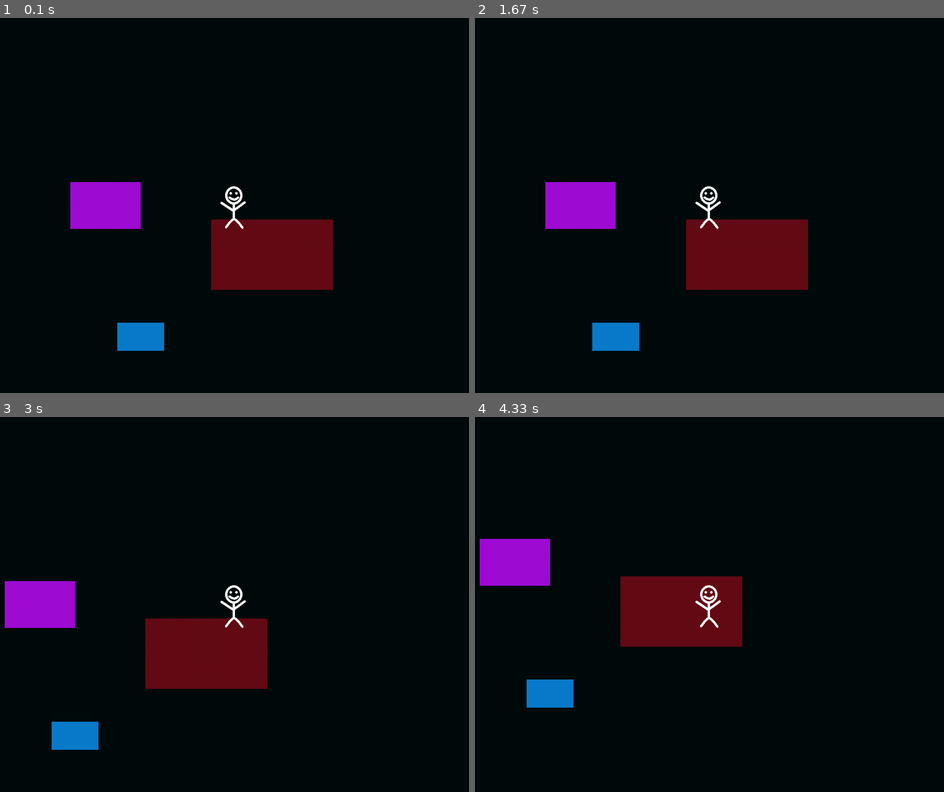
Above: before the commit, frames 1-4 (two rows, left to right).
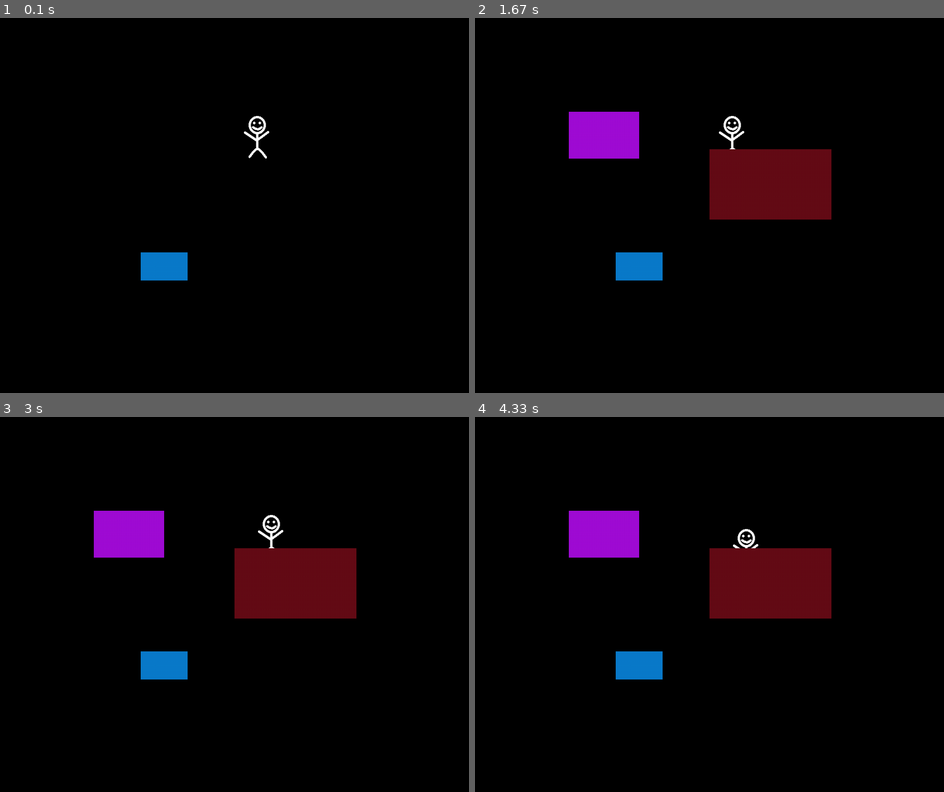
Above: after the commit, the same moments.

Repository: Aradpython/pygame-foundation
Game: pygame game, started from tests/test.py
Two runs of this game, one before a commit and one after it. Both use one fixed random seed, a clock stepped at 60 frames per second and the inputs below.
Inputs (mouse positions are in pixels of both pictures, inside the frame that each line leads up to):
- Up to frame 1 (0.1 s): no input
- Up to frame 2 (1.67 s): press the mouse at (859, 194) at 0.37 s; move the mouse to (784, 213) at 0.47 s; release the mouse at (709, 231) at 0.6 s
- Up to frame 3 (3 s): right-click (112, 465) at 1.72 s; hold D 2-2.47 s; click (243, 477) at 2.08 s
- Up to frame 4 (4.33 s): right-click (643, 525) at 3.12 s; hold S 3.4-3.7 s; click (634, 480) at 3.48 s

The runs differ from the first frame. In frame 1, 8.6% of the frame differs, in the area x 15-71%, y 26-89%; in frame 2, 15%, in the area x 15-76%, y 25-89%; in frame 3, 15%; in frame 4, 14%.

Commit message:
Release v0.1.7

Diff:
--- a/pyproject.toml
+++ b/pyproject.toml
@@ -4,7 +4,7 @@
 
 [project]
 name = "pygame-foundation"
-version = "0.1.6"
+version = "0.1.7"
 description = "A modern wrapper around Pygame."
 readme = "README.md"
 requires-python = ">=3.10"
--- a/src/pygame_foundation/core/game.py
+++ b/src/pygame_foundation/core/game.py
@@ -1,8 +1,8 @@
 from pygame_foundation.assets.manager import AssetManager
 from pygame_foundation.input.manager import InputManager
+from pygame_foundation.scene.manager import SceneManager
 from pygame_foundation.utils.debug import debug_and_log
 from pygame_foundation.graphics.camera import Camera
-from .world import World
 from .constants import *
 import pygame
 
@@ -24,19 +24,14 @@
 
         self.camera = Camera(camera_position, window_width, window_height)
         self.assets = AssetManager()
-
-        self.world = World(self.camera)
+        self.scene_manager = SceneManager(self)
         self.input_manager = InputManager()
 
-    def update(self, dt, events):
+
+    def update(self, events):
         ''' Update the Game '''
-        self.input_manager.update(events)
+        # self.input_manager.update(events)
         self.camera.update()
-        self.world.update(dt)
-
-    def draw(self):
-        ''' Draw and blit Objects to the screen '''
-        self.world.draw(self.surface)
 
     def run(self):
         ''' Run the Game '''
@@ -49,11 +44,12 @@
                 if event.type == pygame.QUIT:
                     self.running = False
 
-            self.surface.fill((0, 12, 12))
+            self.surface.fill(BLACK)
 
-            self.update(dt, events)
+            self.update(events)
 
-            self.draw()
+            self.scene_manager.update(dt, events)
+            self.scene_manager.draw(self.surface)
 
             pygame.display.update()
         pygame.quit()
--- a/src/pygame_foundation/input/manager.py
+++ b/src/pygame_foundation/input/manager.py
@@ -1,8 +1,6 @@
 from pygame_foundation.utils.debug import debug_and_log
-from typing import dataclass_transform
 from enum import Enum
 import pygame
-
 
 class InputType(Enum):
     KEY_PRESSED = 1
@@ -37,88 +35,25 @@
     def __call__(self, *args, **kwargs):
         self.func(*args, **kwargs)
 
-class InputManager:
-    def __init__(self):
-        ''' A Manager for Keyboard Inputs '''
-        self._pressed = []
-        self._released = []
-        self._held = []
+class InputContext:
+    def __init__(self, name):
+        self.name = name
+        self._key_pressed = []
+        self._key_released = []
+        self._key_held = []
         self._mouse_clicked = []
         self._mouse_released = []
         self._mouse_held = []
         self._mouse_motion = []
-
-        self.mouse_position = pygame.mouse.get_pos()
-
-    def bind_key_pressed(self, func, key=None, active=True):
-        ''' Add a listener for when the key is pressed down. '''
-        input_binding = InputBinding(key, func, InputType.KEY_PRESSED, is_active=active)
-        self._pressed.append(input_binding)
-        return input_binding
-
-    def bind_key_release(self, func, key=None, active=True):
-        ''' Add a listener for when the key is released. '''
-        input_binding = InputBinding(key, func, InputType.KEY_RELEASED, is_active=active)
-        self._released.append(input_binding)
-        return input_binding
-
-    def bind_key_held(self, func, key=None, active=True):
-        ''' Add a listener for when the key is held down. '''
-        input_binding = InputBinding(key, func, InputType.KEY_HELD, is_active=active)
-        self._held.append(input_binding)
-        return input_binding
-
-    def bind_mouse_clicked(self, func, button=None, active=True):
-        '''
-        Add a listener for when the mouse specified button clicked.
-        Leave button as None for every mouse input.
-        The callback given must accept event in its parameters.
-        '''
-        input_binding = InputBinding(button, func, InputType.MOUSE_CLICKED, mouse=True, is_active=active)
-        self._mouse_clicked.append(input_binding)
-        return input_binding
-
-    def bind_mouse_released(self, func, button=None, active=True):
-        '''
-        Add a listener for when the mouse specified button released.
-        Leave button as None for every mouse input.
-        The callback given must accept event in its parameters
-        '''
-        input_binding = InputBinding(button, func, InputType.MOUSE_RELEASED, mouse=True, is_active=active)
-        self._mouse_released.append(input_binding)
-        return input_binding
-
-    def bind_mouse_held(self, func, button=None, active=True):
-        '''
-        Add a listener for when the specified mouse button is held down.
-        The callback given must accept mouse_x and mouse_y in its parameters
-        '''
-        input_binding = InputBinding(button, func, InputType.MOUSE_HELD, mouse=True, is_active=active)
-        self._mouse_held.append(input_binding)
-        return input_binding
-
-    def bind_mouse_motion(self, func, active=True):
-        '''
-        Add a listener for when the mouse is moved.
-        The callback given must accept event in its parameters
-        '''
-        input_binding = InputBinding(None, func, InputType.MOUSE_MOTION, mouse=True, is_active=active)
-        self._mouse_motion.append(input_binding)
-        return input_binding
-
-    def unbind_input(self, input, input_type:InputType):
-        ''' Unbind a input of any kind from manager '''
-        group = self._find_group(input_type)
-        return self._unbind_input(group, input)
 
     @debug_and_log({
         'success':'Succussfully Cleared All Inputs',
         'error':'Inputs Clearing Error',
     })
     def clear_inputs(self):
-        self._pressed.clear()
-        self._released.clear()
-        self._held.clear()
+        self._key_pressed.clear()
+        self._key_released.clear()
+        self._key_held.clear()
         self._mouse_clicked.clear()
         self._mouse_released.clear()
         self._mouse_held.clear()
@@ -148,21 +83,13 @@
                 if binding.button == key:
                     binding.is_active = False
 
-    def _do_action_on_group(self, group, action, *args, **kwargs):
-        for binding in group:
-            action(binding, *args, **kwargs)
-
-    def _remove_input(self, group, binding):
-        group.remove(binding)
-        del binding
-
     def _find_group(self, input_type:InputType) -> list:
         if input_type == InputType.KEY_PRESSED:
-            return self._pressed
+            return self._key_pressed
         elif input_type == InputType.KEY_RELEASED:
-            return self._released
+            return self._key_released
         elif input_type == InputType.KEY_HELD:
-            return self._held
+            return self._key_held
         elif input_type == InputType.MOUSE_CLICKED:
             return self._mouse_clicked
         elif input_type == InputType.MOUSE_RELEASED:
@@ -171,18 +98,6 @@
             return self._mouse_held
         elif input_type == InputType.MOUSE_MOTION:
             return self._mouse_motion
-
-    def _unbind_input(self, bindings:list, input):
-        for input_binding in bindings:
-            if input_binding.key is not None:
-                if input_binding.key == input:
-                    self._remove_input(bindings, input_binding)
-                    return input_binding
-
-            else:
-                if input_binding.button == input:
-                    self._remove_input(bindings, input_binding)
-                    return input_binding
 
     def _handle_mouse_click(self, event, bindings, mouse_btn_type):
         for input_binding in bindings:
@@ -221,10 +136,10 @@
 
             self._handle_mouse_click(event, self._mouse_clicked, pygame.MOUSEBUTTONDOWN)
             self._handle_mouse_click(event, self._mouse_released, pygame.MOUSEBUTTONUP)
-            self._handle_key_press(event, self._pressed, pygame.KEYDOWN)
-            self._handle_key_press(event, self._released, pygame.KEYUP)
-
-        for input_binding in self._held:
+            self._handle_key_press(event, self._key_pressed, pygame.KEYDOWN)
+            self._handle_key_press(event, self._key_released, pygame.KEYUP)
+
+        for input_binding in self._key_held:
             if not input_binding.is_active:
                 continue
 
@@ -243,3 +158,144 @@
 
                 elif mouse_btns[input_binding.button - 1]:
                     input_binding(x, y)
+
+class InputManager:
+    def __init__(self):
+        ''' A Manager for Keyboard Inputs '''
+        self.contexts = []
+        self.current_context = None
+
+        self.mouse_position = pygame.mouse.get_pos()
+
+    def create_context(self, name) -> InputContext:
+        ''' Creates and binds a Context object. '''
+        context = InputContext(name)
+        self.contexts.append(context)
+        return context
+
+    def set_context(self, input_context:InputContext):
+        ''' Set the current context. '''
+        if input_context not in self.contexts:
+            raise ValueError(f"Context '{input_context.name}' is not registered")
+
+        self.current_context = input_context
+
+    def bind_key_pressed(self, context:InputContext, func, key=None, active=True):
+        ''' Add a listener for when the key is pressed down. '''
+        if context not in self.contexts:
+            raise ValueError(
+                f"Context '{context.name}' is not known by the Input Manager"
+            )
+        return self._bind_key(context, key, func, InputType.KEY_PRESSED, active, context._key_pressed)
+
+    def bind_key_release(self, context:InputContext, func, key=None, active=True):
+        ''' Add a listener for when the key is released. '''
+        if context not in self.contexts:
+            raise ValueError(
+                f"Context '{context.name}' is not known by the Input Manager"
+            )
+        return self._bind_key(context, key, func, InputType.KEY_RELEASED, active, context._key_released)
+
+    def bind_key_held(self, context:InputContext, func, key=None, active=True):
+        ''' Add a listener for when the key is held down. '''
+        if context not in self.contexts:
+            raise ValueError(
+                f"Context '{context.name}' is not known by the Input Manager"
+            )
+        return self._bind_key(context, key, func, InputType.KEY_HELD, active, context._key_held)
+
+    def bind_mouse_clicked(self, context:InputContext, func, button=None, active=True):
+        '''
+        Add a listener for when the mouse specified button clicked.
+        Leave button as None for every mouse input.
+        The callback given must accept event in its parameters.
+        '''
+        if context not in self.contexts:
+            raise ValueError(
+                f"Context '{context.name}' is not known by the Input Manager"
+            )
+        return self._bind_key(context, button, func, InputType.MOUSE_CLICKED, active, context._mouse_clicked, mouse=True)
+
+    def bind_mouse_released(self, context:InputContext, func, button=None, active=True):
+        '''
+        Add a listener for when the mouse specified button released.
+        Leave button as None for every mouse input.
+        The callback given must accept event in its parameters
+        '''
+        if context not in self.contexts:
+            raise ValueError(
+                f"Context '{context.name}' is not known by the Input Manager"
+            )
+        return self._bind_key(context, button, func, InputType.MOUSE_RELEASED, active, context._mouse_released, mouse=True)
+
+    def bind_mouse_held(self, context:InputContext, func, button=None, active=True):
+        '''
+        Add a listener for when the specified mouse button is held down.
+        The callback given must accept mouse_x and mouse_y in its parameters
+        '''
+        if context not in self.contexts:
+            raise ValueError(
+                f"Context '{context.name}' is not known by the Input Manager"
+            )
+        return self._bind_key(context, button, func, InputType.MOUSE_HELD, active, context._mouse_held, mouse=True)
+
+    def bind_mouse_motion(self, context:InputContext, func, active=True):
+        '''
+        Add a listener for when the mouse is moved.
+        The callback given must accept event in its parameters
+        '''
+        if context not in self.contexts:
+            raise ValueError(
+                f"Context '{context.name}' is not known by the Input Manager"
+            )
+        return self._bind_key(context, None, func, InputType.MOUSE_MOTION, active, context._mouse_motion, mouse=True)
+
+    def _bind_key(self, context:InputContext, key, func, input_type, is_active, group, mouse=False):
+        if context not in self.contexts:
+            raise ValueError(
+                f"The context '{context.name}' is not known by the Input Manager"
+            )
+
+        input_binding = InputBinding(
+            key,
+            func,
+            input_type,
+            is_active=is_active,
+            mouse=mouse
+        )
+
+        group.append(input_binding)
+        return input_binding
+
+    def _do_action_on_group(self, group, action, *args, **kwargs):
+        for binding in group:
+            action(binding, *args, **kwargs)
+
+    def _remove_input(self, group, binding):
+        group.remove(binding)
+        del binding
+
+    def update(self, events):
+        if self.current_context is not None:
+            self.current_context.update(events)
+
+    def unbind_input(self, context:InputContext, input, input_type:InputType):
+        ''' Unbind a input of any kind from manager '''
+        if context not in self.contexts:
+            raise ValueError(
+                f"Context '{context.name}' is not known by the Input Manager"
+            )
+        group = context._find_group(input_type)
+        return self._unbind_input(group, input)
+
+    def _unbind_input(self, bindings:list, input):
+        for input_binding in bindings:
+            if input_binding.key is not None:
+                if input_binding.key == input:
+                    self._remove_input(bindings, input_binding)
+                    return input_binding
+
+            else:
+                if input_binding.button == input:
+                    self._remove_input(bindings, input_binding)
+                    return input_binding
--- /dev/null
+++ b/src/pygame_foundation/scene/__init__.py
@@ -0,0 +1,3 @@
+''' A module for managing and creating different scenes. '''
+from .scene import Scene, SceneStatus
+from .manager import SceneManager
--- /dev/null
+++ b/src/pygame_foundation/scene/manager.py
@@ -0,0 +1,78 @@
+from .scene import SceneStatus
+
+class SceneManager:
+    def __init__(self, game):
+        self.game = game
+        self.current_scenes = []
+
+    def _activate_scene(self, scene):
+        scene.enter()
+        scene.status = SceneStatus.ACTIVE
+        self.game.input_manager.set_context(scene.input_context)
+
+    def change_scene(self, scene):
+        """Replace the active scene."""
+        if self.current_scenes:
+            old_scene = self.current_scenes.pop()
+            old_scene.exit()
+
+        self.current_scenes.append(scene)
+        self._activate_scene(scene)
+
+    def push_scene(self, scene):
+        """Overlay a scene, preserving the current one underneath."""
+
+        self.current_scenes.append(scene)
+        self._activate_scene(scene)
+
+        if len(self.current_scenes) > 1:
+            previous_scene = self.current_scenes[-2]
+
+            if scene.blocks_updates:
+                previous_scene.pause()
+
+    def pop_scene(self):
+        """Close the active scene and return to the one below it."""
+        if not self.current_scenes:
+            return
+
+        old_scene = self.current_scenes.pop()
+        old_scene.exit()
+
+        if self.current_scenes:
+            scene = self.current_scenes[-1]
+            scene.resume()
+            self.game.input_manager.set_context(scene.input_context)
+
+    def update(self, dt, events):
+        if not self.current_scenes:
+            return
+
+        self.game.input_manager.update(events)
+
+        start = len(self.current_scenes) - 1
+
+        for i in range(start, -1, -1):
+            scene = self.current_scenes[i]
+
+            if scene.is_active:
+                scene.update(dt, events)
+
+            if scene.blocks_updates:
+                break
+
+    def draw(self, screen):
+        if not self.current_scenes:
+            return
+
+        start = 0
+
+        for i in range(len(self.current_scenes) - 1, -1, -1):
+            scene = self.current_scenes[i]
+
+            if scene.blocks_drawings:
+                start = i
+                break
+
+        for scene in self.current_scenes[start:]:
+            scene.draw(screen)
--- /dev/null
+++ b/src/pygame_foundation/scene/scene.py
@@ -0,0 +1,39 @@
+from enum import Enum
+
+class SceneStatus(Enum):
+    ACTIVE = 0
+    PAUSED = 1
+    INACTIVE = 2
+
+class Scene:
+    ''' A class ment to be used as a super class. It is for creating different scenes. '''
+    def __init__(self, game, name:str):
+        self.game = game
+        self.name = name
+        self.status = SceneStatus.INACTIVE
+        self.input_context = game.input_manager.create_context(name)
+        self.blocks_updates = True
+        self.blocks_drawings = False
+
+    @property
+    def is_active(self):
+        return self.status is SceneStatus.ACTIVE
+
+    def enter(self):
+        self.status = SceneStatus.ACTIVE
+
+    def exit(self):
+        self.status = SceneStatus.INACTIVE
+
+    def update(self, dt):
+        ''' Overide in subclasses '''
+
+    def draw(self, screen):
+        ''' Overide in subclasses '''
+
+    def pause(self):
+        self.status = SceneStatus.PAUSED
+
+    def resume(self):
+        if self.status is not SceneStatus.INACTIVE:
+            self.status = SceneStatus.ACTIVE
--- a/src/pygame_foundation/utils/debug.py
+++ b/src/pygame_foundation/utils/debug.py
@@ -39,9 +39,9 @@
                 print(f"{current_time}: {message}: {error}", end=end)
                 return None
 
-            success = colored(messages["success"], "green")
-            print(f"{current_time}: {success}", end=end)
-
+            if 'success' in messages:
+                success = colored(messages["success"], "green")
+                print(f"{current_time}: {success}", end=end)
             return result
 
         return wrapper
--- a/tests/test.py
+++ b/tests/test.py
@@ -1,50 +1,83 @@
-from pygame_foundation.core import Entity, Game
+from pygame_foundation.core import Entity, Game, World
+from pygame_foundation.scene import Scene
 import pygame
 
+class GameScene(Scene):
+    def __init__(self, game, name):
+        super().__init__(game, name)
+        self.world = World(game.camera)
+        self.counter = 0
+
+    def update(self, dt, events):
+        print(f'Game: {self.counter}')
+        self.counter += 1
+        if self.is_active:
+            self.world.update(dt)
+        return
+
+    def draw(self, screen):
+        self.world.draw(screen)
+
+class PauseScene(Scene):
+    def __init__(self, game, name):
+        super().__init__(game, name)
+        self.world = World(game.camera)
+
+    def update(self, dt, events):
+        print('Pause')
+        if self.is_active:
+            self.world.update(dt)
+        return
+
+    def draw(self, screen):
+        self.world.draw(screen)
+
 game = Game(1000, 800, 'Test', 60, (0, -100))
-world = game.world
 input_manager = game.input_manager
 camera = game.camera
 assets = game.assets
 
+game_scene = GameScene(game, 'GameScene')
+pause_menu = PauseScene(game, 'PauseMenu')
+scene_manager = game.scene_manager
+scene_manager.change_scene(game_scene)
+
 player_image = assets.load_image('player', 'tests\\image.png')
 player = Entity(500, 100, player_image, layer=1)
-e1 = Entity(300, 400, size=(100, 60), color=(10, 123, 203), layer=0)
-e2 = Entity(200, 100, size=(150, 100), color=(160, 13, 213), layer=0)
-e3 = Entity(500, 180, size=(260, 150), color=(100, 13, 23), layer=0)
+e1 = Entity(300, 400, size=(100, 60), color=(10, 123, 203))
+e2 = Entity(200, 100, size=(150, 100), color=(160, 13, 213))
+e3 = Entity(500, 180, size=(260, 150), color=(100, 13, 23))
 
-world.add(e1, e2, e3, player)
+game_scene.world.add(player, e1)
+pause_menu.world.add(e2, e3)
 
 def move_up():
     player.y -= 5
-    # for entity in world.sprites():
-    #     if random.randint(0, 20) == 0:
-    #         entity.y -= 5
+
 def move_down():
     player.y += 5
-    # for entity in world.sprites():
-    #     if random.randint(0, 20) == 0:
-    #         entity.y += 5
+
 def move_right():
     player.x += 5
 
-    # for entity in world.sprites():
-    #     if random.randint(0, 20) == 0:
-    #         entity.x += 5
 def move_left():
     player.x -= 5
-    # for entity in world.sprites():
-    #     if random.randint(0, 20) == 0:
-    #         entity.x -= 5
 
-input_manager.bind_key_held(move_up, pygame.K_w)
-input_manager.bind_key_held(move_right, pygame.K_d)
-input_manager.bind_key_held(move_down, pygame.K_s)
-input_manager.bind_key_held(move_left, pygame.K_a)
+def change_scene_to_game(event):
+    scene_manager.pop_scene()
 
-camera.follow(player)
+def change_scene_to_pause(event):
+    scene_manager.push_scene(pause_menu)
 
-s = assets
+
+input_manager.bind_key_held(game_scene.input_context, move_up, pygame.K_w)
+input_manager.bind_key_held(game_scene.input_context, move_right, pygame.K_d)
+input_manager.bind_key_held(game_scene.input_context, move_down, pygame.K_s)
+input_manager.bind_key_held(game_scene.input_context, move_left, pygame.K_a)
+input_manager.bind_mouse_clicked(game_scene.input_context, change_scene_to_pause, pygame.BUTTON_LEFT)
+input_manager.bind_mouse_clicked(pause_menu.input_context, change_scene_to_game, pygame.BUTTON_RIGHT)
+
+# camera.follow(player)
 
 if __name__ == '__main__':
     game.run()
Not shown, changed: README.md
